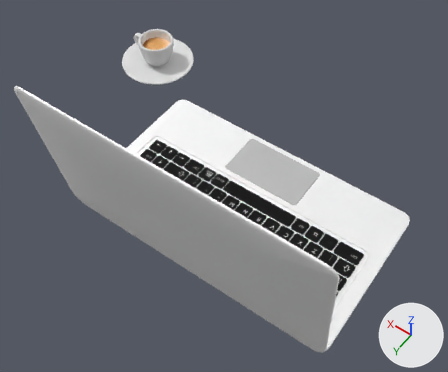
Before and after pictures for a commit that changed the glTF model three/assets/alcom.glb.
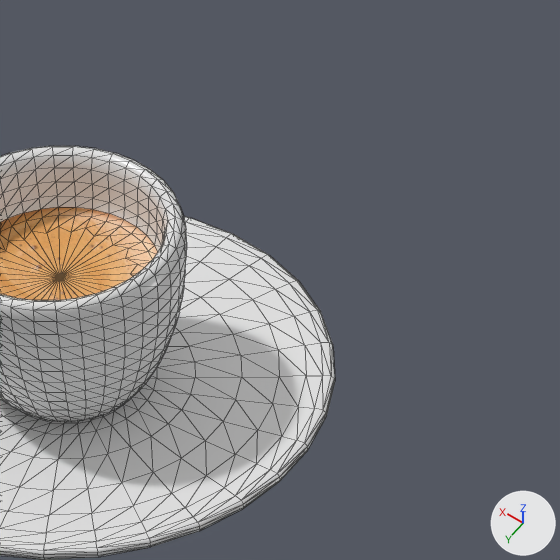
Old and new are each drawn from a 50 mm camera at (-0.467, 3.181, 1.203) aimed at (0.174, 2.282, -0.208) and again close up on the part from 33% to 50% of the width and 2% to 23% of the height. The axes (+X, +Y, +Z) are drawn at lower right. The lights are the same throughout. The close-ups show mesh edges as thin lines. Where no turn or scale is listed for an object, it has been applied to the vertices.

Names of what the first close-up shows: 'espresso_cup', 'espresso_plate'.
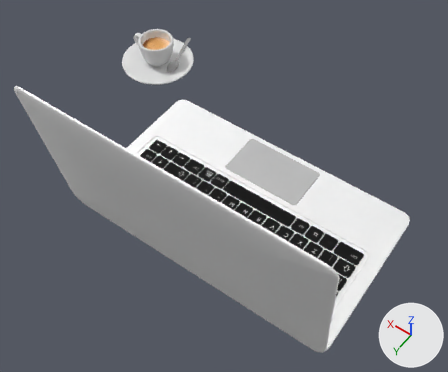
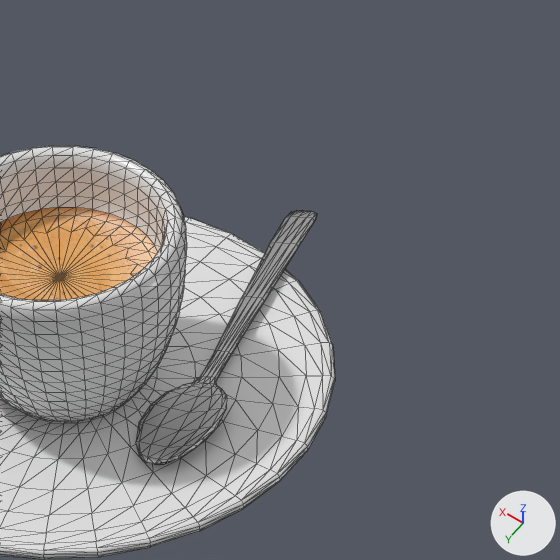
What changed in the scene script:
```text
Add mat_spoon:
    mat_spoon = principled_material('spoon')
    mat_spoon.base_color = (0.8, 0.8, 0.8)  # white #e7e7e7
    mat_spoon.metallic = 1.0
    mat_spoon.roughness = 0.1
Add me_cube:
    me_cube.from_pydata(...)  # 162 vertices, 320 faces; spans x -0.025..0.035, y -0.1..0.056, z -0.004..0.005
    me_cube.materials.append(mat_spoon)  # white #e7e7e7
Add ob_spoon:
    ob_spoon = bpy.data.objects.new('spoon', me_cube)
    ob_spoon.location = (0.4446, 2.1353, 0.0239)
```

Location of each change, [x1, y1, x2, y2] in pixels of the close-ups (560 x 560 px):
'spoon', added: after [136, 210, 317, 464]
